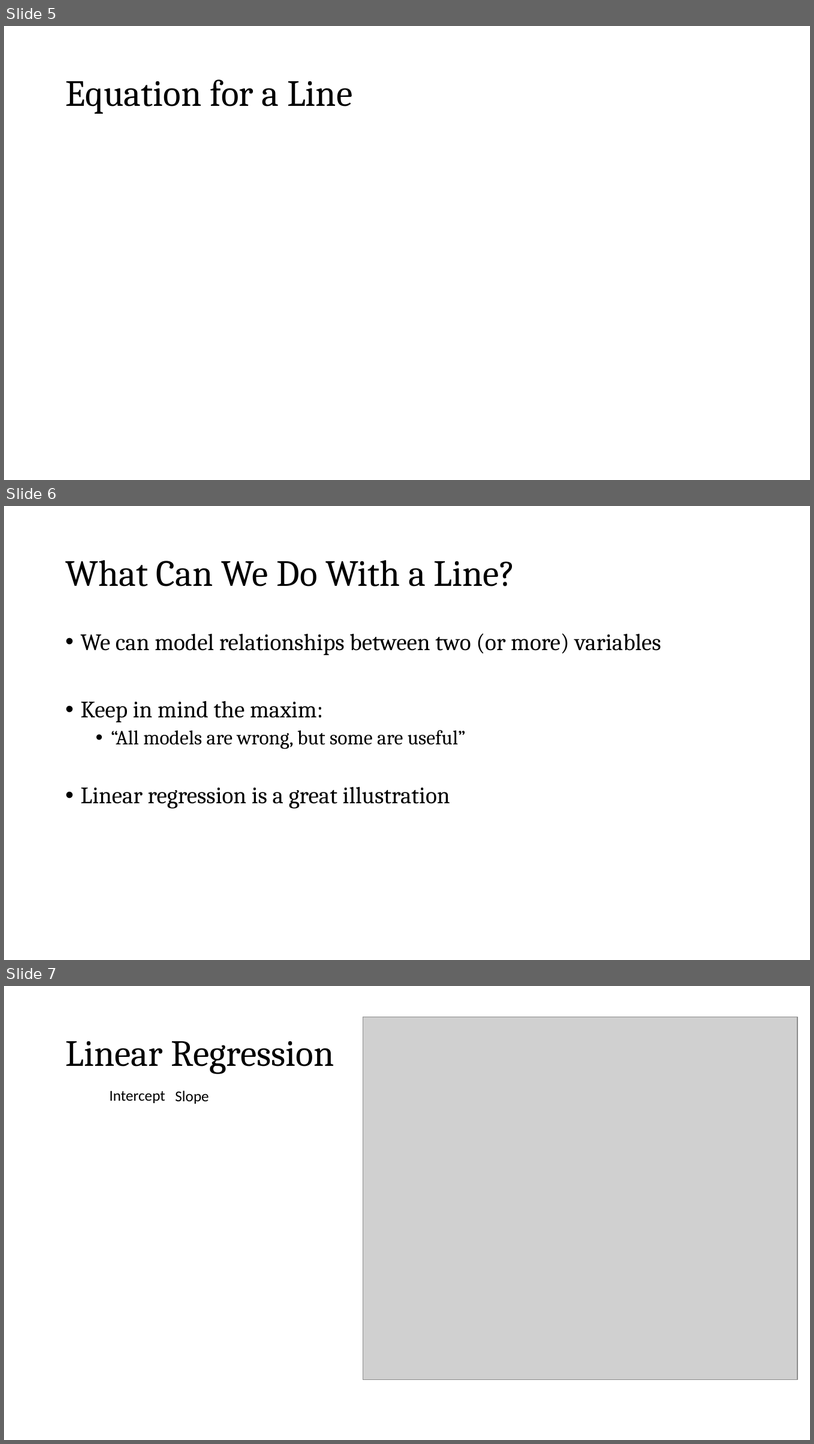
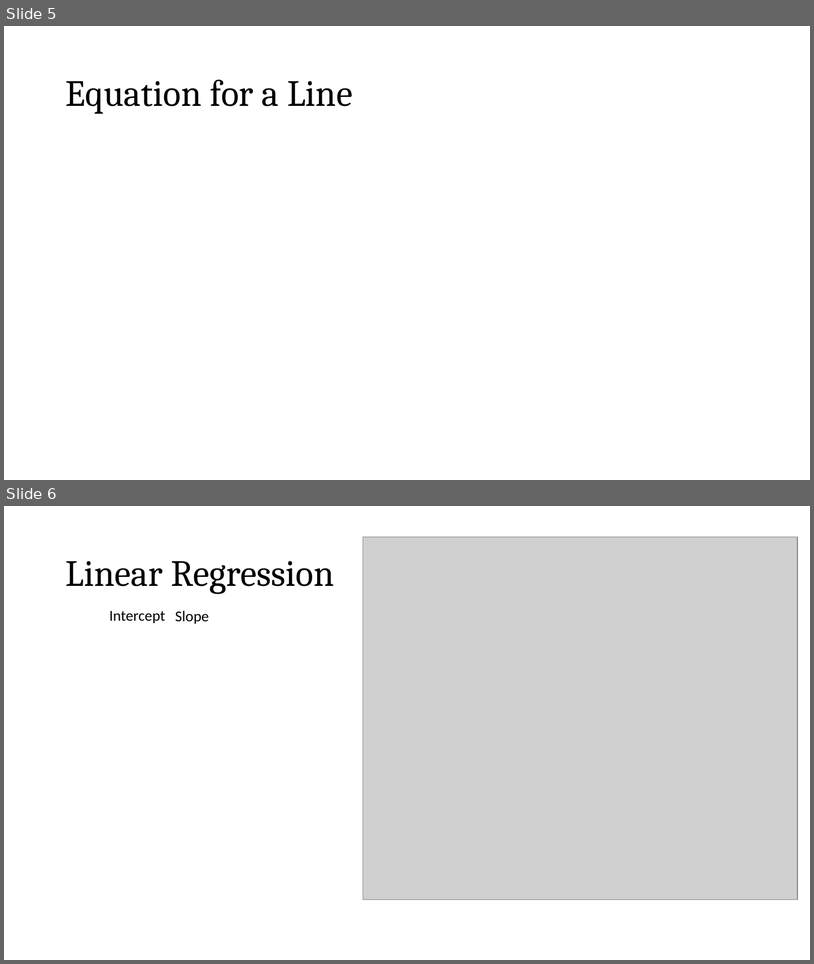
Before and after one commit to zjelveh/zjelveh.github.io, a slide deck: files/inst414_spring2026/lectures/lecture_6b_regression.pptx. Shown one above the other, each under a label of ours: slides 5, 6 and 7 before the commit, slides 5 and 6 after it. The pictures are 814x1444 and 814x964 pixels, drawn with LibreOffice and Linux fonts; fonts in the diff are those of the drawing; grey boxes stand for pictures. Boxes give left, top, right and bottom in pixels: in the first picture for what was removed or moved away, otherwise in the second. Text is boxed around its words. In the diff, an @@ line names an element or a change of style, - is before the commit and + after.

Commit message:
Update regression slides

```diff
--- a/files/inst414_spring2026/lectures/lecture_6b_regression.pptx
+++ b/files/inst414_spring2026/lectures/lecture_6b_regression.pptx
@@ slide 6 removed at [4,506,810,960], background #FFFFFF @@
@@ title removed at [65,560,515,586] @@
-What Can We Do With a Line?
@@ text removed at [81,633,662,808] @@
-• We can model relationships between two (or more) variables
-• Keep in mind the maxim:
-  • “All models are wrong, but some are useful”
-• Linear regression is a great illustration
@@ what was slide 7 is now slide 6 @@
```
Also in this commit, not shown: 1 slide changed, 12 other slides removed.
